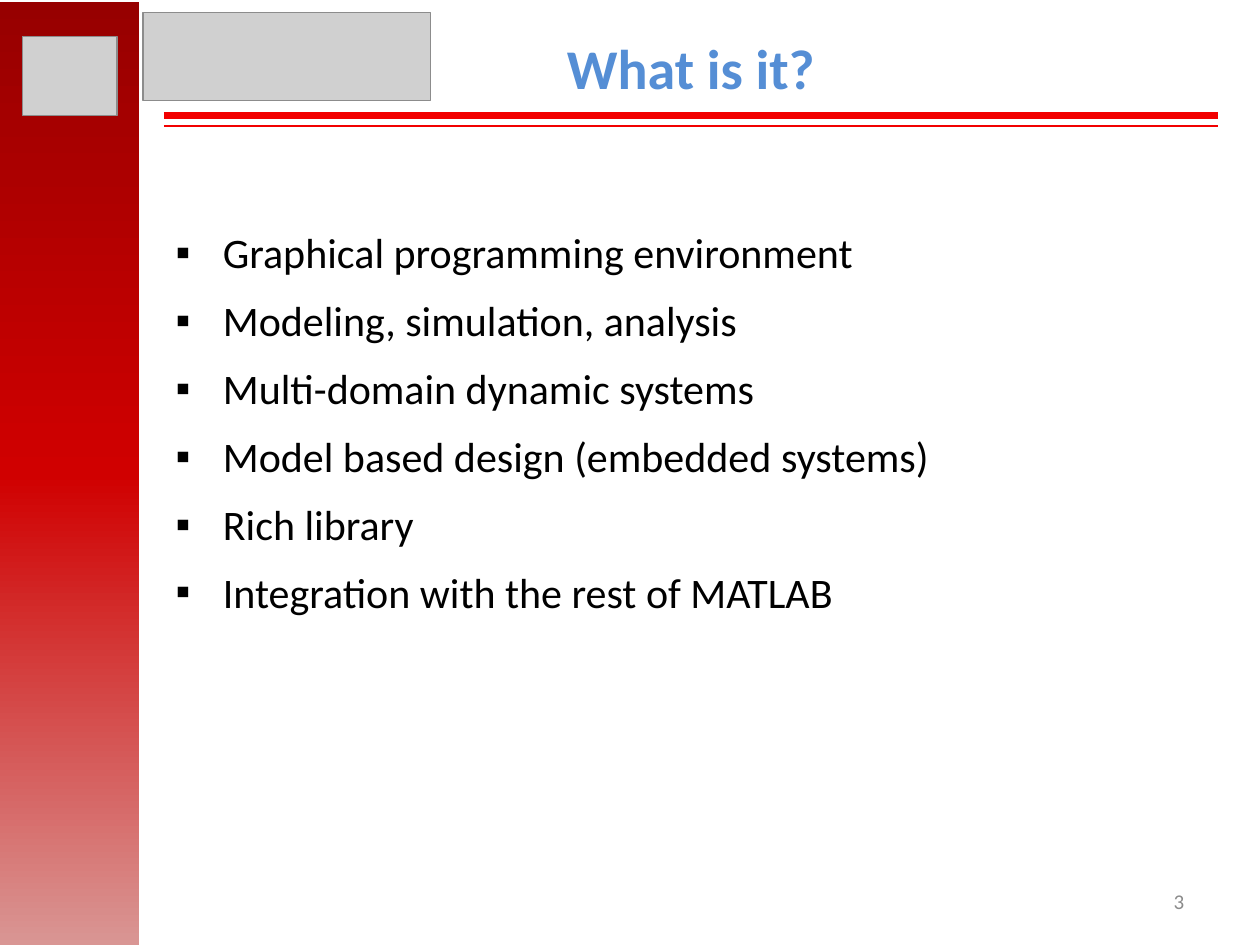
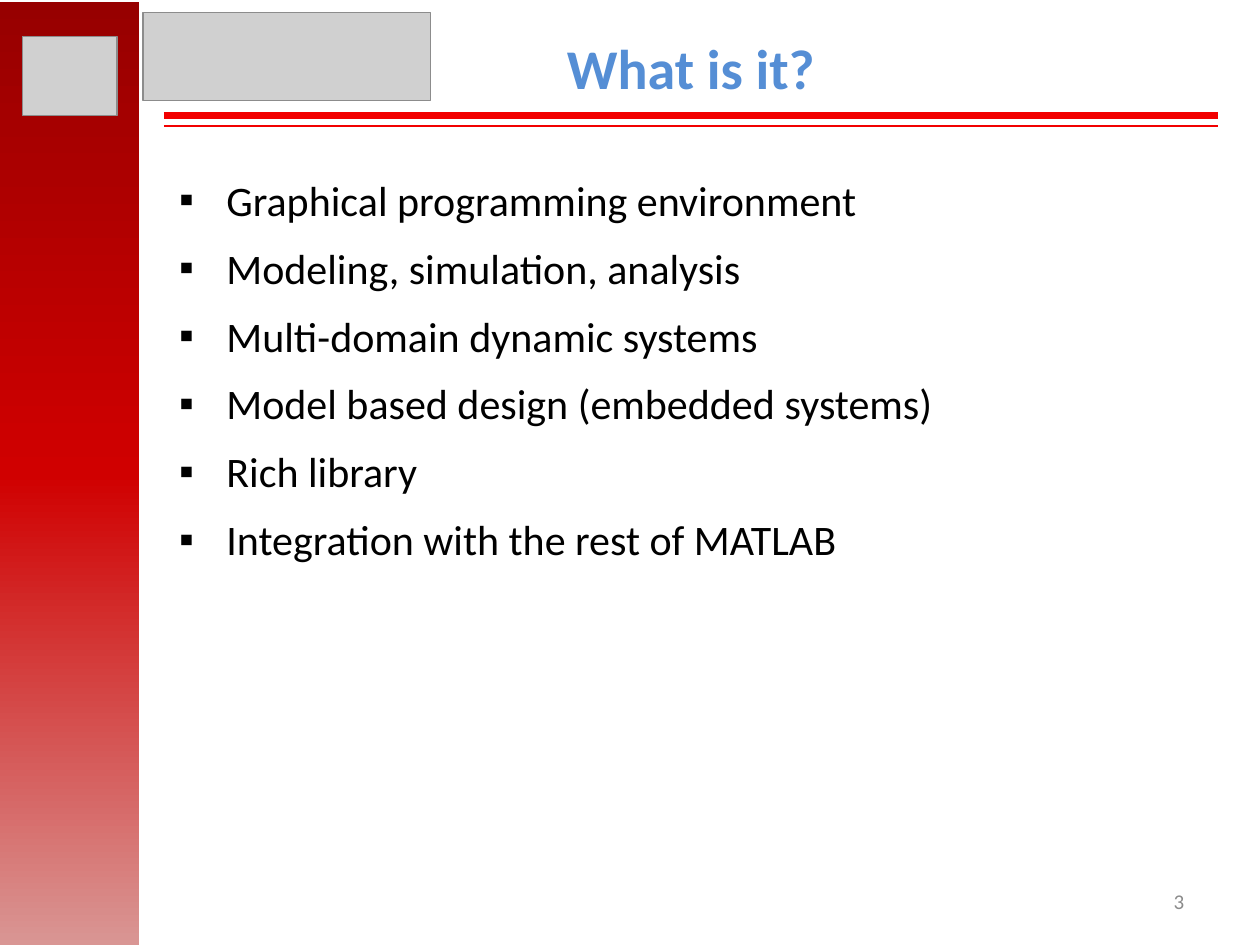
Before and after one commit to mesutto/Teaching-Materials, a slide deck: slide 3 of EE463/Simulink workshop/Presentation/Simulink Workshop 2018 - EE463.pptx. Drawn at 1260x945 pixels with LibreOffice and Linux fonts; fonts in the diff are those of the drawing; grey boxes stand for pictures. Boxes give left, top, right and bottom in pixels: in the first picture for what was removed or moved away, otherwise in the second. Text is boxed around its words. In the diff, an @@ line names an element or a change of style, - is before the commit and + after.

```diff
--- a/EE463/Simulink workshop/Presentation/Simulink Workshop 2018 - EE463.pptx
+++ b/EE463/Simulink workshop/Presentation/Simulink Workshop 2018 - EE463.pptx
@@ text "Graphical programming environment": place and size @@
-text "Graphical programming environment" at <box>223,238,928,616</box>
+text "Graphical programming environment" at <box>226,186,932,563</box>
```
Also in this commit, not shown: 2 other slides changed, 5 other files.
